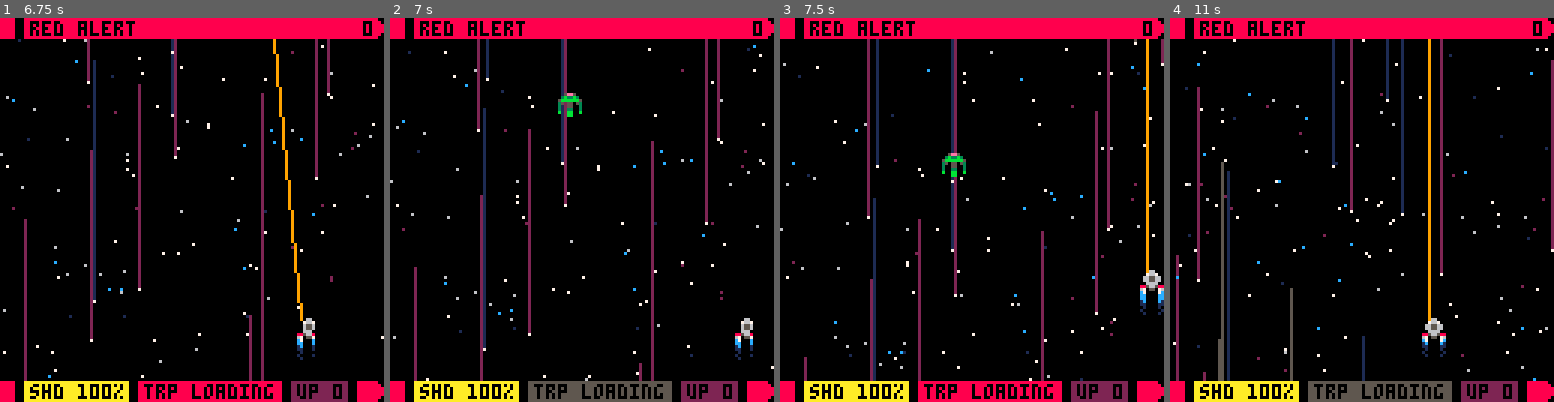
Above: before the commit, frames 1-4 (left to right).
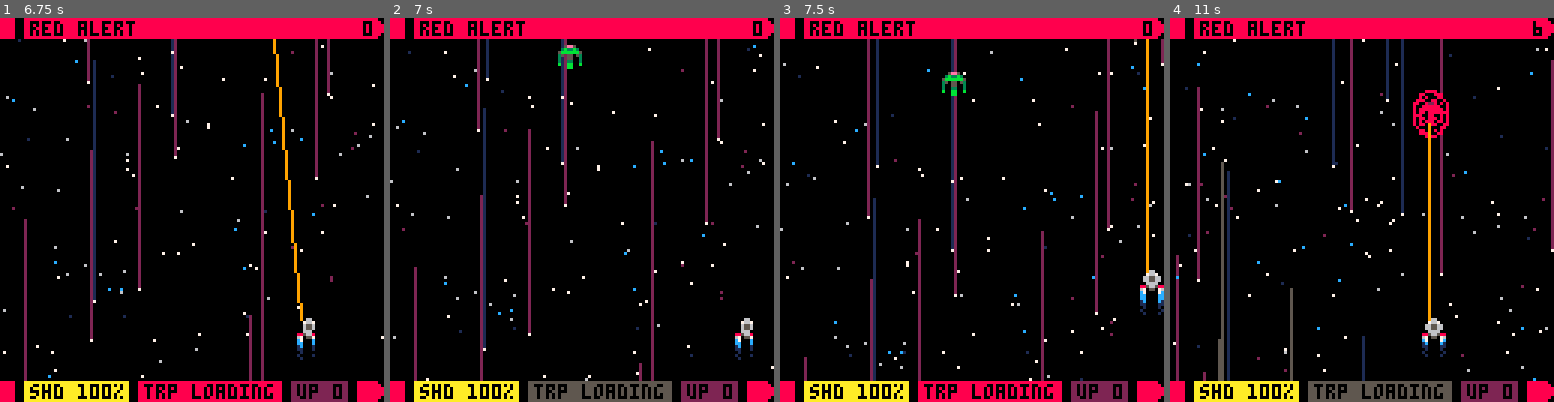
Above: after the commit, the same moments.

Repository: fab-industries/red-alert
Game: PICO-8 cartridge redalert.p8
Same seed, same stepped clock (60 frames per second), same inputs: the game is played once before the commit and once after it.
Inputs:
- Up to frame 1 (6.75 s): tap X (X key) at 0.33, 1.07, 1.85, 2.97, 4.08, 5.2, 6.32 s; tap O (Z key) at 0.7, 1.7, 2.1, 2.5, 2.9, 3.3, 3.7, 4.1, 4.5, 4.9, 5.3, 5.7, 6.1, 6.5 s; hold Right 1.6-2.1 s; hold Up 2.15-2.42 s; hold Right 2.47-3.03 s; hold Left 3.08-3.58 s; hold Down 3.63-3.97 s; hold Right 4.02-4.68 s; hold Up 4.73-5.03 s; hold Left 5.08-5.68 s; hold Down 5.73-6.03 s; hold Right 6.08-6.58 s; hold Right from 6.63 s (still down)
- Up to frame 2 (7 s): keep holding Right; tap O (Z key) at 6.9 s
- Up to frame 3 (7.5 s): release Right at 7.13 s; hold Up 7.18-7.45 s; tap O (Z key) at 7.3 s; tap X (X key) at 7.43 s
- Up to frame 4 (11 s): hold Right 7.5-8.07 s; tap O (Z key) every 0.4 s from 7.7 to 10.9 s; hold Left 8.12-8.62 s; tap X (X key) at 8.55, 9.67, 10.78 s; hold Down 8.67-9 s; hold Right 9.05-9.72 s; hold Up 9.77-10.07 s; hold Left 10.12-10.72 s; hold Down from 10.77 s (still down)

Frame 1 is identical in both runs. In frame 2, 0.5% of the frame differs, in the area x 43-50%, y 7-26%; in frame 3, 0.5%; in frame 4, 0.8%, in the area x 63-97%, y 0-32%.

Commit message:
Improved enemy attacks

Diff:
--- a/redalert.p8
+++ b/redalert.p8
@@ -9,8 +9,9 @@
 todo:
 
  ❎ enemy movement
- 🅾️ real attack patterns
+ ❎ real attack patterns
  🅾️ enemy shooting
+ ❎ more enemy attack patterns
  🅾️ fix enemy movement overlap
  🅾️ fix enemy invuln fx
  🅾️ hit effects for new enemies
@@ -890,6 +891,11 @@
  end
 end
 
+function move(obj)
+ obj.x+=obj.sx
+ obj.y+=obj.sy
+end
+
 function debug()
 
  if debug_setting.info then
@@ -899,6 +905,8 @@
   print("lock : "..btnlock,0,22,15)
   if mode=="game" then
    print("wave : "..wavecount,0,28,15)
+   --print("en x : "..myendebug,0,34,15)
+   --print("endir: "..myendir,0,40,15)
    --print("wavtm: "..wavtime,0,34,15)
    --print("enems: "..#wave,0,40,15)
    --local dead
@@ -1248,8 +1256,10 @@
   spwn_wav(2)
  elseif wavecount==4 then
   spwn_wav(3)
- elseif wavecount>4 then
+ elseif wavecount==5 then
   spwn_wav(4)
+ elseif wavecount>5 then
+  spwn_wav(5)
  end
 end
 
@@ -1265,12 +1275,12 @@
  create_part("smol",obj.x+5,obj.y+12)
 end
 
-function add_en(enx,eny,entype,enwait)
+function add_en(enx,eny,tary,entype,enwait)
  local myen={}
  myen.x=enx
- myen.y=eny-flr(rnd(20))
+ myen.y=eny
  myen.tarx=enx+rnd(14)-7
- myen.tary=40+flr(rnd(20))
+ myen.tary=tary+flr(rnd(20))
  myen.sx=0
  myen.sy=1
  myen.wait=enwait
@@ -1286,7 +1296,6 @@
   myen.ani={16,17,16,17}
  elseif entype=="ti-cruiser" then
   myen.hp=16
-  myen.tary=45
   myen.sprw=2
   myen.sprh=2
   myen.colpx=15
@@ -1403,20 +1412,24 @@
 function create_wav(wav_type)
  if wav_type=="ti-single" then
   local ens=place_ens(1)
-  add_en(ens[1],-8,"tingan",0)
+  add_en(ens[1],-8,10,"tingan",0)
  elseif wav_type=="ti-dual" then
   local ens=place_ens(2)
-  add_en(ens[1],-8,"tingan",0)
-  add_en(ens[2],-8,"tingan",30)
+  add_en(ens[1],-8,20,"tingan",0)
+  add_en(ens[2],-8,10,"tingan",30)
  elseif wav_type=="ti-triple" then
   local ens=place_ens(3)
-  add_en(ens[1],-8,"tingan",0)
-  add_en(ens[2],-8,"tingan",0)
-  add_en(ens[3],-8,"tingan",30)
+  add_en(ens[1],-8,30,"tingan",0)
+  add_en(ens[2],-8,20,"tingan",0)
+  add_en(ens[3],-8,10,"tingan",30)
  elseif wav_type=="ti-squadron" then
-  add_en(27,-8,"tingan",0)
-  add_en(91,-8,"tingan",0)
-  add_en(55,-16,"ti-cruiser",60)
+  add_en(27,-8,38,"tingan",0)
+  add_en(91,-8,28,"tingan",0)
+  add_en(55,-16,10,"ti-cruiser",60)
+ elseif wav_type=="aq-dual" then
+  local ens=place_ens(2)
+  add_en(ens[1],-8,18,"aquilan",0)
+  add_en(ens[2],-8,8,"aquilan",30)
  end
 end
 
@@ -1426,12 +1439,14 @@
  elseif wav_diff==2 then
   create_wav("ti-dual")
  elseif wav_diff==3 then
+  create_wav("aq-dual")
+ elseif wav_diff==4 then
   create_wav("ti-triple")
- elseif wav_diff==4 then
+ elseif wav_diff==5 then
   create_wav("ti-squadron")
  end
 
- if wav_diff<5 then
+ if wav_diff<6 then
   attackfreq=60
  else
   attackfreq=30
@@ -1477,11 +1492,37 @@
  elseif myen.mission=="attack" then
   --attack maneuvers
 
- if myen.type=="tingan" then
-  myen.y+=1
- elseif myen.type=="ti-cruiser" then
-
- end
+  if myen.type=="tingan" then
+  --basic enemy
+
+   myen.sy=0.1
+   myen.sx=sin(t/300)
+   if myen.x<32 then
+    myen.sx+=1-(myen.x/32)
+   end
+   if myen.x>88 then
+    myen.sx-=(myen.x-88)/32
+   end
+   move(myen)
+
+  elseif myen.type=="aquilan" then
+  -- faster, more aggressive
+  -- but less hp
+
+   myen.sy=2
+   myen.sx=sin(t/80)+sin(t/80)
+   if myen.x<38 then
+    myen.sx+=1-(myen.x/38)
+   end
+   if myen.x>82 then
+    myen.sx-=(myen.x-82)/38
+   end
+   move(myen)
+
+
+  elseif myen.type=="ti-cruiser" then
+
+  end
 
  end
 end
